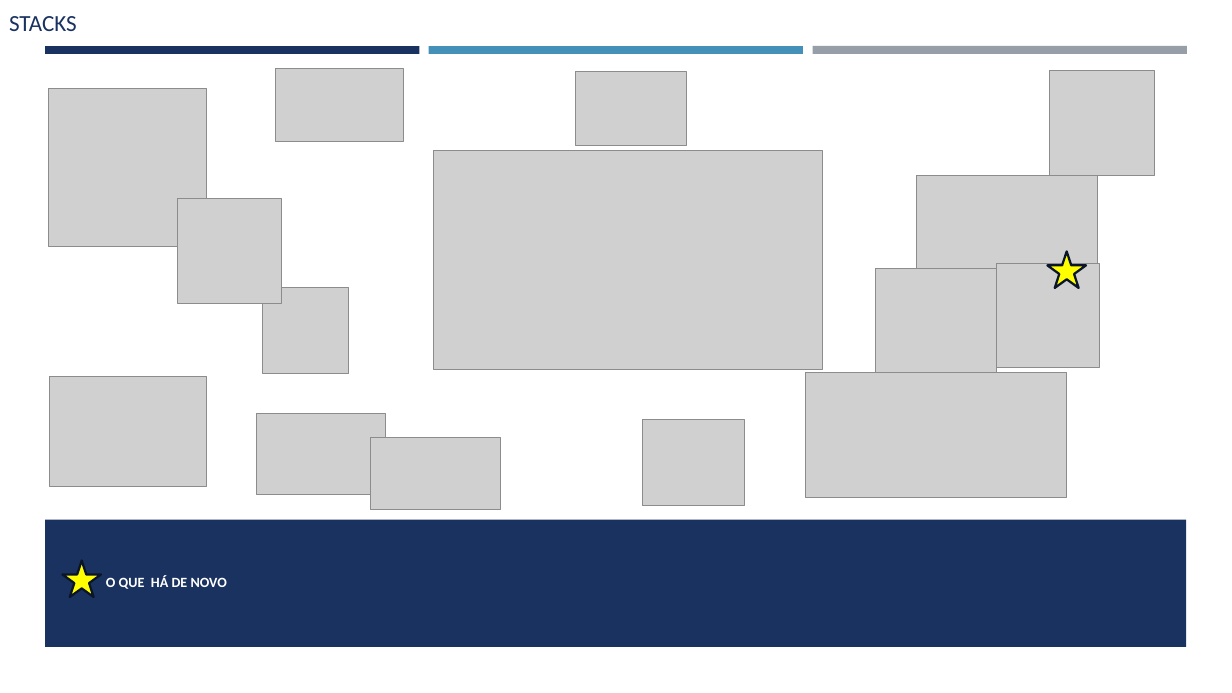
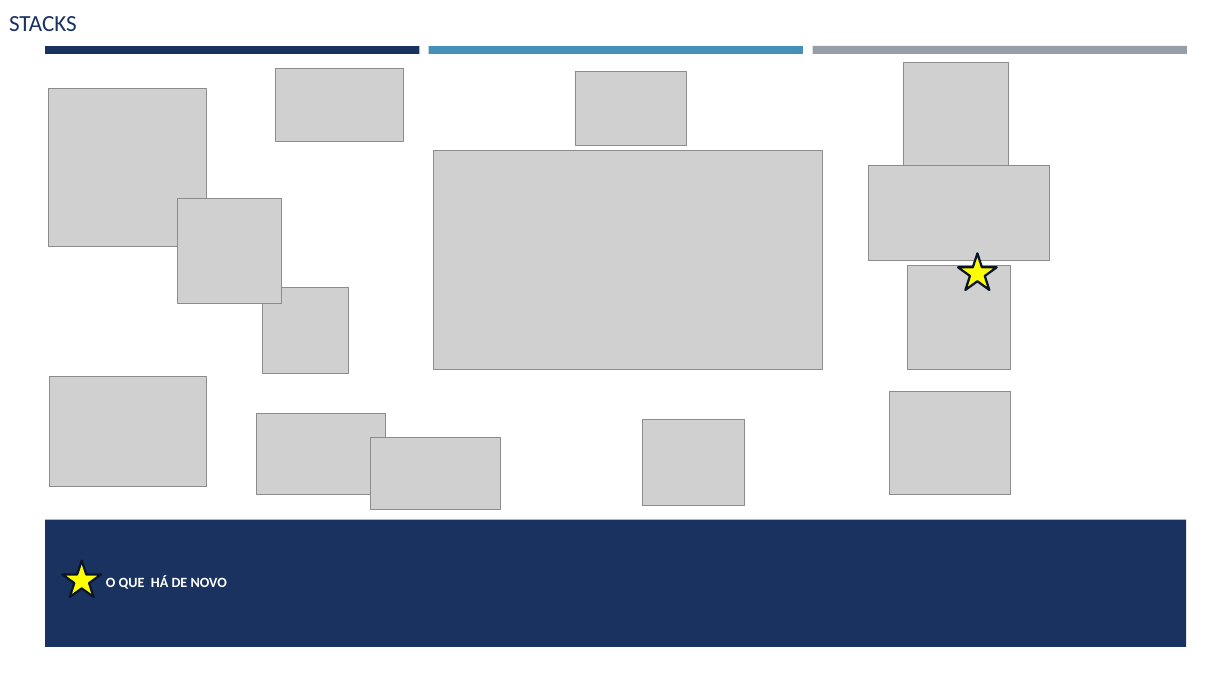
Before and after one commit to codes-and-technology/contatos, a slide deck: slide 4 of docs/Tech Challenge Fase 4/Desenho da Solução Tech Challenge - Fase 4 v1.pptx. Drawn at 1232x693 pixels with LibreOffice and Linux fonts; fonts in the diff are those of the drawing; grey boxes stand for pictures. Boxes give left, top, right and bottom in pixels: in the first picture for what was removed or moved away, otherwise in the second. Text is boxed around its words. In the diff, an @@ line names an element or a change of style, - is before the commit and + after.

Commit message:
atualização no powerpoint

```diff
--- a/docs/Tech Challenge Fase 4/Desenho da Solução Tech Challenge - Fase 4 v1.pptx
+++ b/docs/Tech Challenge Fase 4/Desenho da Solução Tech Challenge - Fase 4 v1.pptx
@@ picture: place and size @@
-picture at bbox=[1050, 70, 1155, 176]
+picture at bbox=[904, 62, 1009, 167]
@@ picture: place and size @@
-picture at bbox=[917, 176, 1098, 270]
+picture at bbox=[869, 166, 1050, 261]
@@ picture: place and size @@
-picture at bbox=[997, 264, 1101, 368]
+picture at bbox=[908, 266, 1011, 370]
@@ star: place and size @@
-star at bbox=[1048, 251, 1087, 288]
+star at bbox=[958, 253, 997, 290]
@@ picture removed at bbox=[806, 372, 1067, 498] @@
@@ picture: place and size @@
-picture at bbox=[876, 269, 997, 372]
+picture at bbox=[890, 391, 1011, 494]
```
